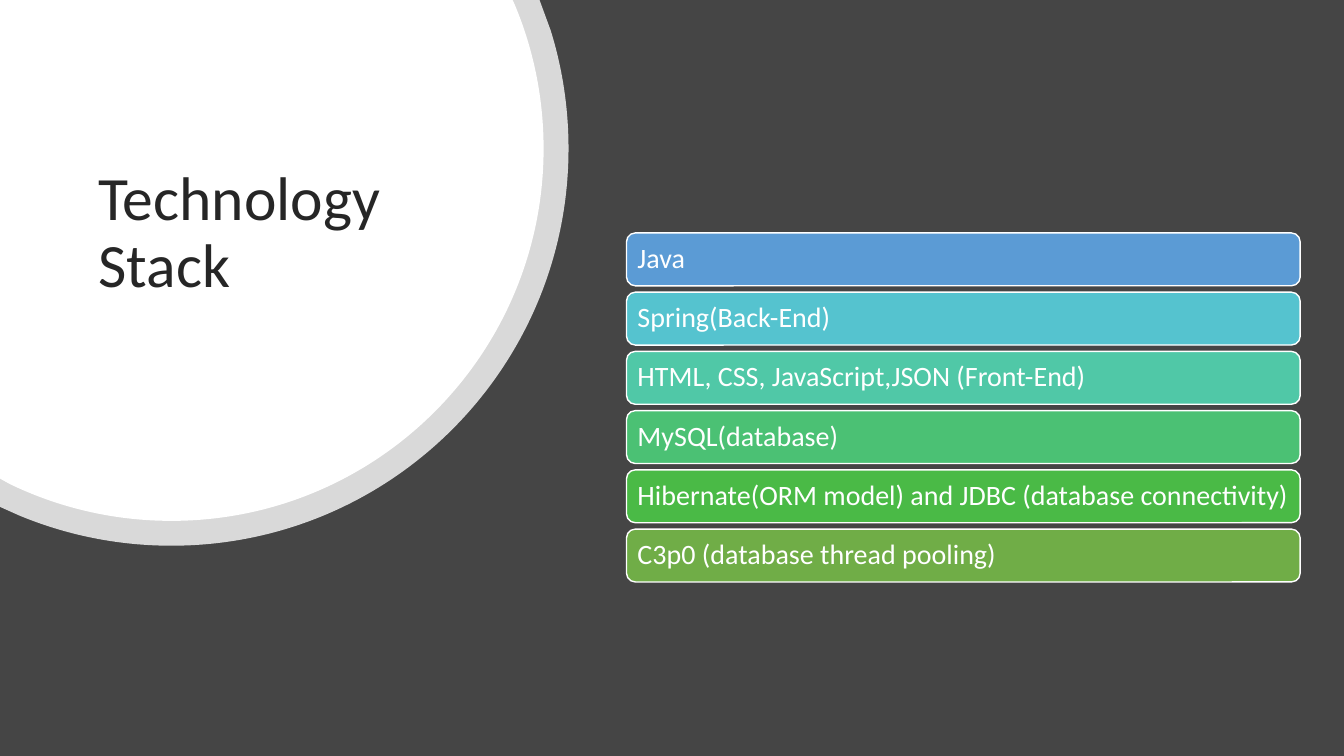
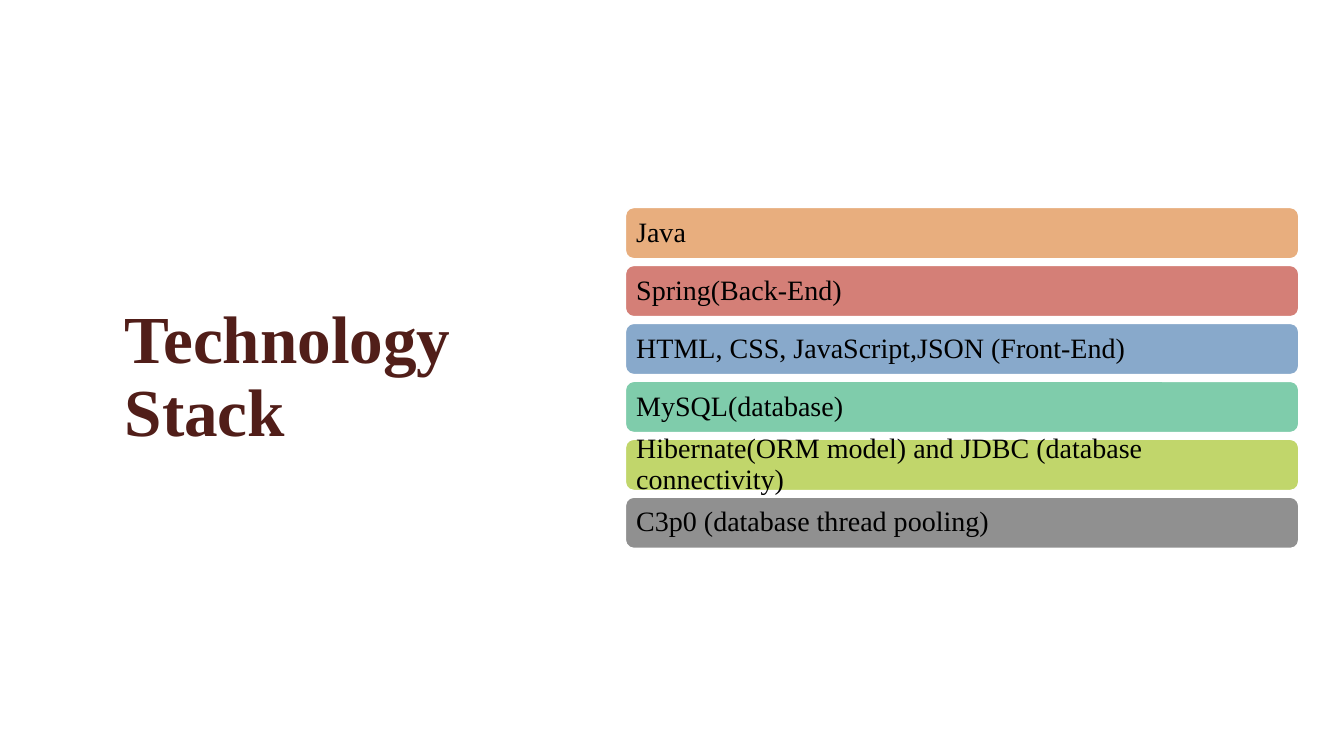
Before and after one commit to VikalpRusia/MineSweeper, a slide deck: slide 12 of documents/ppt/minesweeper_ppt.pptx (slide 11 before the commit). Drawn at 1344x756 pixels with LibreOffice and Linux fonts; fonts in the diff are those of the drawing; background and template pictures are left out. Boxes give left, top, right and bottom in pixels: in the first picture for what was removed or moved away, otherwise in the second. Text is boxed around its words. In the diff, an @@ line names an element or a change of style, - is before the commit and + after.

```diff
--- a/documents/ppt/minesweeper_ppt.pptx
+++ b/documents/ppt/minesweeper_ppt.pptx
@@ background #454545 to picture (left out) @@
@@ freeform shape removed at bbox=[0, 0, 569, 545] @@
@@ freeform shape removed at bbox=[0, 0, 543, 521] @@
@@ rounded rectangle at bbox=[625, 208, 1299, 259]: fill #5B9BD5 to #E8AE7E; outline #FFFFFF 1 pt to #FFFFFF 1.25 pt @@
@@ text "Technology Stack": place and size @@
-text "Technology Stack" at bbox=[98, 177, 380, 288]
+text "Technology Stack" at bbox=[125, 316, 451, 437]
@@ text "Technology Stack" at bbox=[125, 316, 451, 437]: size 44 to 48 pt, font Calibri to Times New Roman, text colour #262626 to #511E19, bold on @@
@@ 2 texts, 2 rounded rectangles: place and size @@
-2 texts, 2 rounded rectangles at bbox=[627, 233, 1301, 345]
+2 texts, 2 rounded rectangles at bbox=[625, 208, 1299, 317]
@@ rounded rectangle at bbox=[625, 265, 1299, 317]: fill #55C3CF to #D47F77; outline #FFFFFF 1 pt to #FFFFFF 1.25 pt @@
@@ rounded rectangle added at bbox=[625, 324, 1299, 375], fill #88A9CB, outline #FFFFFF 1.25 pt @@
@@ rounded rectangle: place and size @@
-rounded rectangle at bbox=[627, 352, 1301, 404]
+rounded rectangle at bbox=[625, 381, 1299, 433]
@@ rounded rectangle at bbox=[625, 381, 1299, 433]: fill #50C8A7 to #7FCCAB; outline #FFFFFF 1 pt to #FFFFFF 1.25 pt @@
@@ rounded rectangle: place and size @@
-rounded rectangle at bbox=[627, 410, 1301, 463]
+rounded rectangle at bbox=[625, 440, 1299, 491]
@@ rounded rectangle at bbox=[625, 440, 1299, 491]: fill #4BC174 to #C1D66B; outline #FFFFFF 1 pt to #FFFFFF 1.25 pt @@
@@ font Calibri to Times New Roman, text colour #FFFFFF to #000000 in 6 elements at bbox=[636, 223, 686, 243], bbox=[636, 280, 841, 305], bbox=[636, 338, 1125, 363], bbox=[636, 396, 843, 421], bbox=[636, 511, 989, 537], bbox=[636, 437, 1142, 494] @@
@@ 4 texts: place and size @@
-4 texts at bbox=[637, 366, 1288, 569]
+4 texts at bbox=[636, 338, 1142, 537]
@@ rounded rectangle: place and size @@
-rounded rectangle at bbox=[627, 470, 1301, 522]
+rounded rectangle at bbox=[625, 497, 1299, 548]
@@ rounded rectangle at bbox=[625, 497, 1299, 548]: fill #4ABA46 to #909090; outline #FFFFFF 1 pt to #FFFFFF 1.25 pt @@
@@ rounded rectangle removed at bbox=[627, 529, 1301, 582] @@
```
Also in this commit, not shown: 10 other slides changed, 6 slides added, 3 slides removed.
